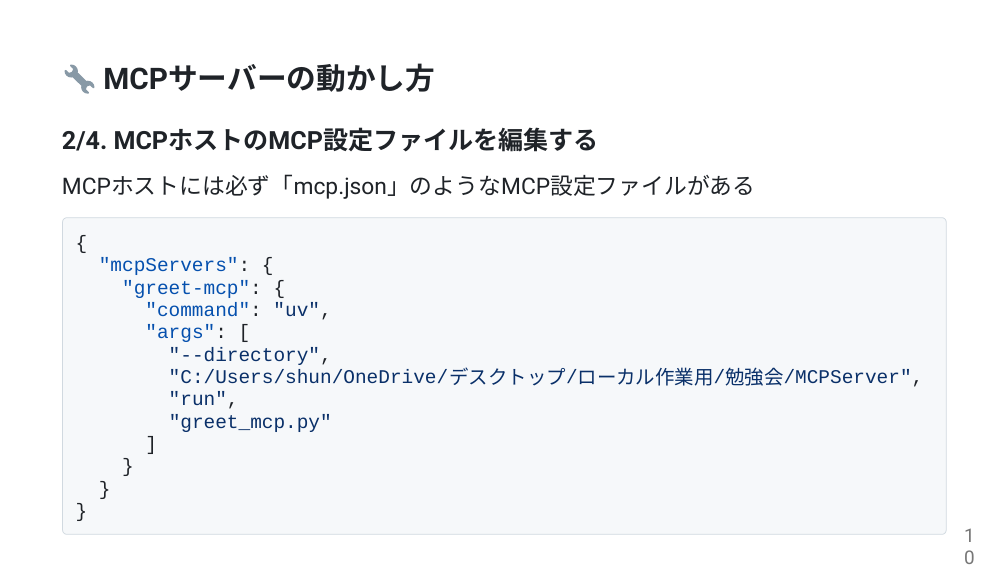
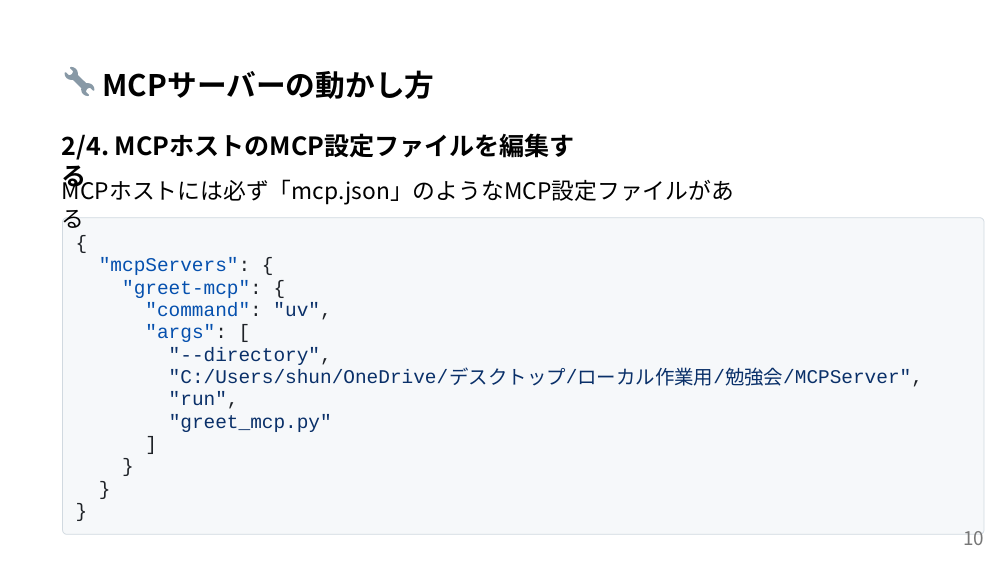
Before and after one commit to ShunsukeTamura06/mcp-study-materials, a slide deck: slide 10 of mcp-introduction.pptx. Drawn at 1008x567 pixels with LibreOffice and Linux fonts; fonts in the diff are those of the drawing. Boxes give left, top, right and bottom in pixels: in the first picture for what was removed or moved away, otherwise in the second. Text is boxed around its words. In the diff, an @@ line names an element or a change of style, - is before the commit and + after.

```diff
--- a/mcp-introduction.pptx
+++ b/mcp-introduction.pptx
@@ freeform shape at [64, 67, 95, 97]: outline redrawn @@
@@ text removed at [103, 63, 435, 92] @@
-MCPサーバーの動かし⽅
@@ text added at [103, 70, 435, 99], 28.3 pt, text #000000, bold @@
+MCPサーバーの動かし方
@@ text removed at [62, 127, 599, 152] @@
-2/4. MCPホストのMCP設定ファイルを編集する
@@ text added at [62, 134, 109, 160], 23.9 pt, text #000000, bold @@
+2/4. MCPホストのMCP設定ファイルを編集する
@@ text "MCPホストには必ず「mcp.json」のようなMCP設定ファイルがある" at [62, 176, 734, 205]: font Roboto to Noto Sans CJK JP, font Lato to Noto Sans CJK JP in "MCPホストには必ず「mcp.json」のようなMCP設定ファイルがある"; text colour #1F2328 to #000000 @@
@@ freeform shape: place and size @@
-freeform shape at [63, 218, 947, 535]
+freeform shape at [63, 218, 985, 535]
@@ freeform shape: place and size @@
-freeform shape at [63, 218, 947, 535]
+freeform shape at [63, 218, 985, 535]
@@ text "10" at [963, 531, 984, 545]: font Roboto to Noto Sans CJK JP @@
```
Also in this commit, not shown: 17 other slides changed, 1 slide added, 1 slide removed, 1 other file.
